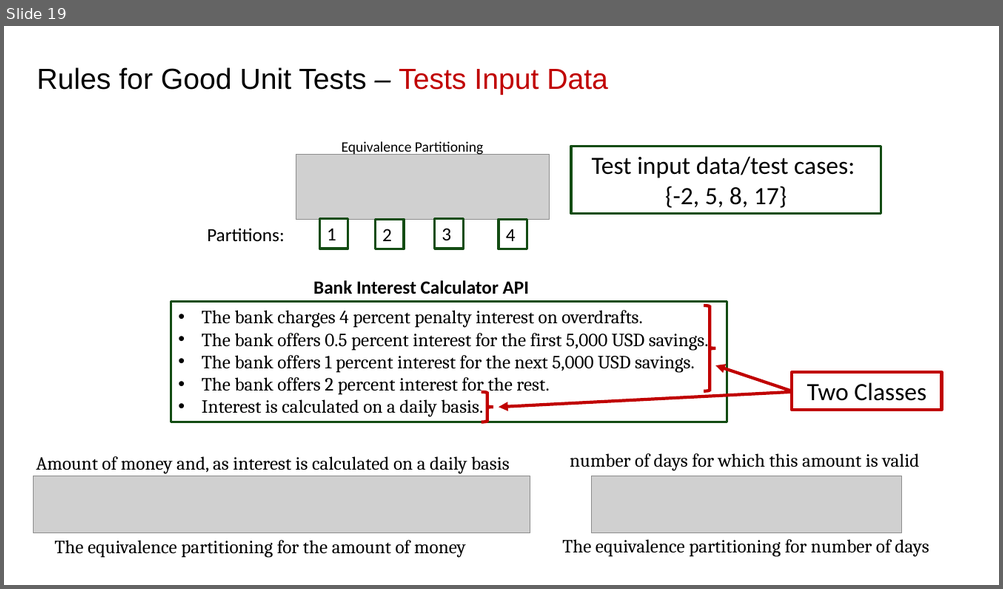
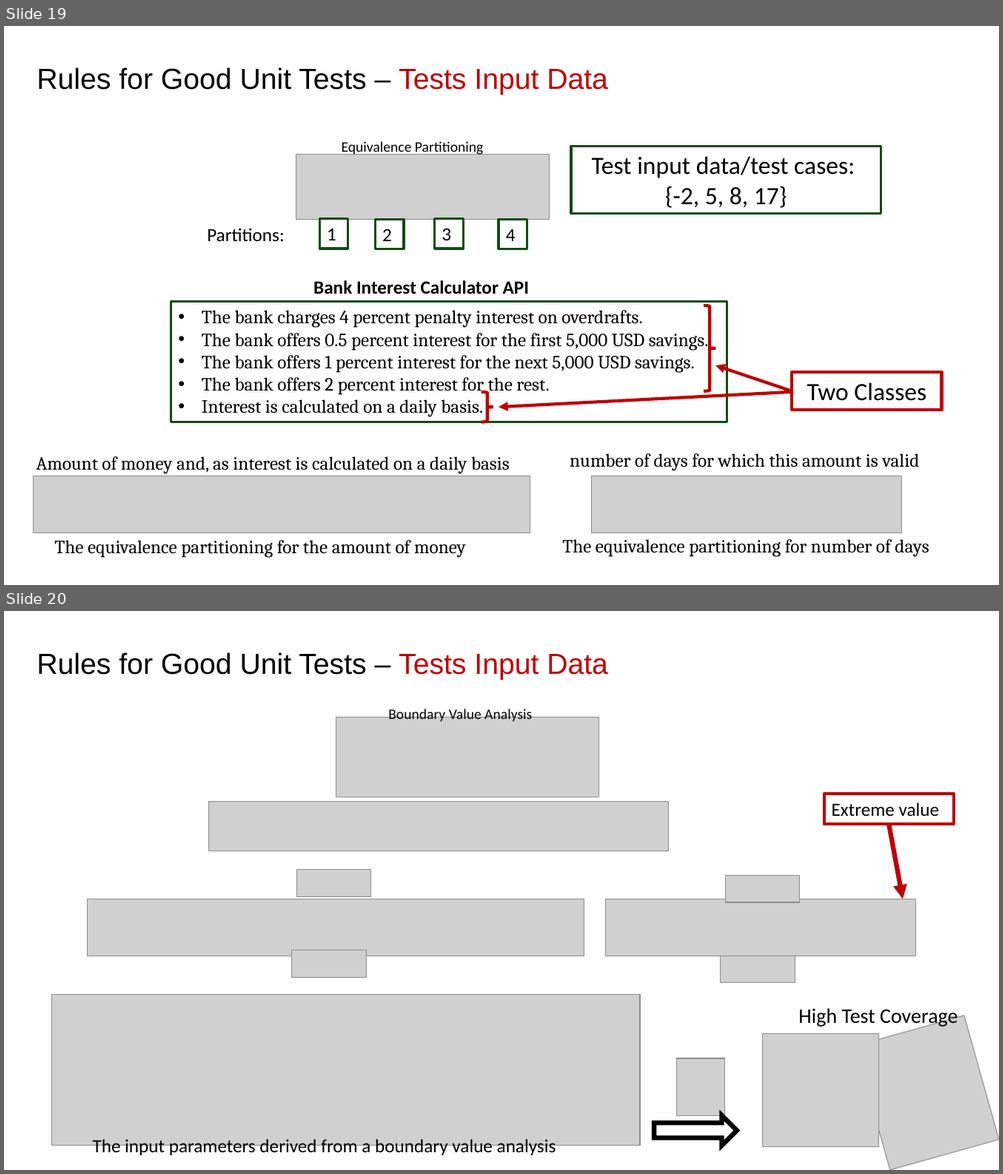
Before and after one commit to johnxu21/johnxu21.github.io, a slide deck: teaching/CS472-Spring2023/Timetable/Software_Testing.pptx. Shown one above the other, each under a label of ours: slide 19 before the commit, slides 19 and 20 after it. The pictures are 1003x589 and 1003x1174 pixels, drawn with LibreOffice and Linux fonts; fonts in the diff are those of the drawing; grey boxes stand for pictures. Boxes give left, top, right and bottom in pixels: in the first picture for what was removed or moved away, otherwise in the second. Text is boxed around its words. In the diff, an @@ line names an element or a change of style, - is before the commit and + after.

```diff
--- a/teaching/CS472-Spring2023/Timetable/Software_Testing.pptx
+++ b/teaching/CS472-Spring2023/Timetable/Software_Testing.pptx
@@ slide 20 added at [4, 611, 999, 1170], background #FFFFFF @@
@@ text added at [37, 652, 608, 680], 28 pt, text #000000 @@
+Rules for Good Unit Tests – Tests Input Data
@@ picture added at [336, 717, 600, 797] @@
@@ text added at [388, 707, 532, 721], 14 pt, text #000000 @@
+Boundary Value Analysis
@@ picture added at [209, 802, 669, 852] @@
@@ rectangle added at [824, 794, 953, 823], outline #C00000 3 pt, 18 pt, text #000000 @@
+Extreme value
@@ arrow added from (889, 824) to (902, 899), #C00000 4.5 pt @@
@@ picture added at [296, 870, 371, 897] @@
@@ picture added at [726, 876, 800, 903] @@
@@ picture added at [88, 899, 584, 957] @@
@@ picture added at [606, 899, 915, 957] @@
@@ picture added at [292, 951, 367, 977] @@
@@ picture added at [720, 957, 795, 983] @@
@@ picture added at [52, 994, 640, 1146] @@
@@ text added at [798, 1008, 957, 1028], 20 pt, text #000000 @@
+High Test Coverage
@@ picture added at [855, 1016, 999, 1170] @@
@@ picture added at [762, 1034, 879, 1147] @@
@@ picture added at [676, 1059, 725, 1116] @@
@@ right arrow added at [654, 1116, 737, 1146], outline #000000 4.5 pt @@
@@ text added at [93, 1139, 556, 1158], 18 pt, text #000000 @@
+The input parameters derived from a boundary value analysis
```
Also in this commit, not shown: 4 slides changed, 12 other slides added, 1 slide removed, 3 other files.
